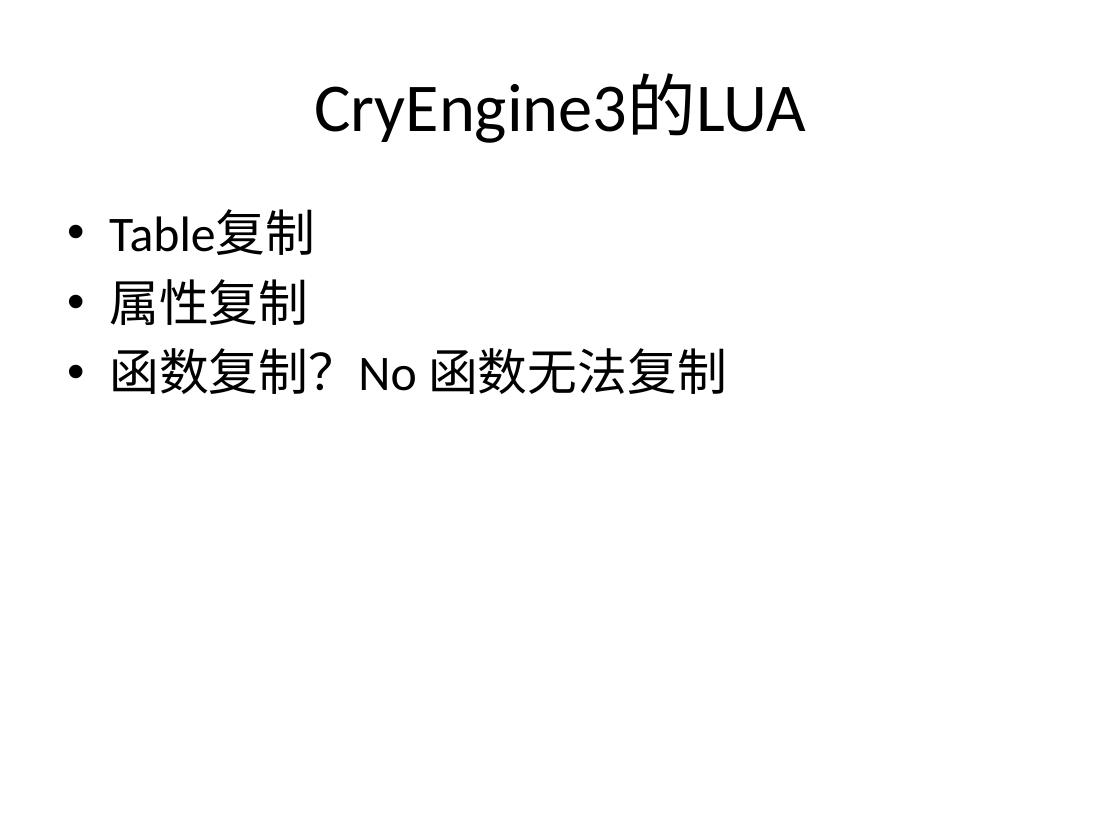
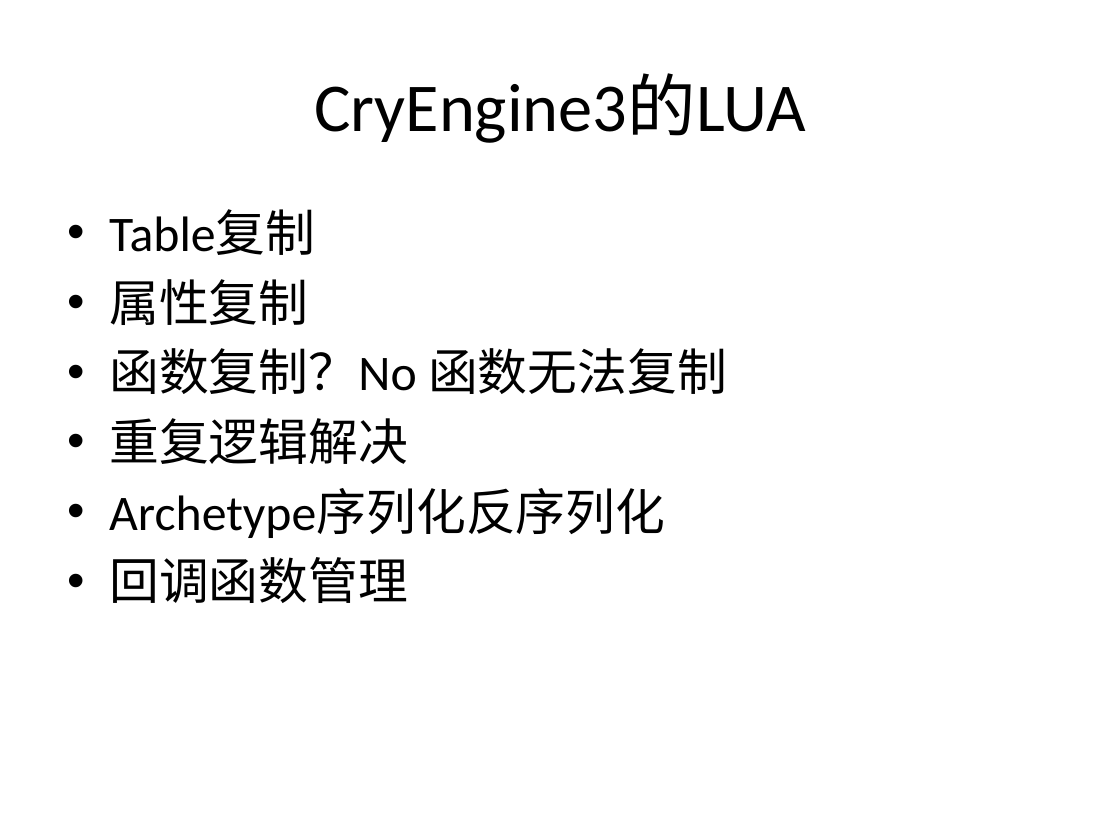
Before and after one commit to henryfung01/StreetFighter, a slide deck: slide 48 of Doc/lua1.pptx. Drawn at 1120x840 pixels with LibreOffice and Linux fonts; fonts in the diff are those of the drawing. Boxes give left, top, right and bottom in pixels: in the first picture for what was removed or moved away, otherwise in the second. Text is boxed around its words. In the diff, an @@ line names an element or a change of style, - is before the commit and + after.

```diff
--- a/Doc/lua1.pptx
+++ b/Doc/lua1.pptx
@@ text at <box>109,418,665,603</box>: paragraphs added @@
+• 重复逻辑解决
+• Archetype序列化反序列化
+• 回调函数管理
```
Also in this commit, not shown: 2 other files.
